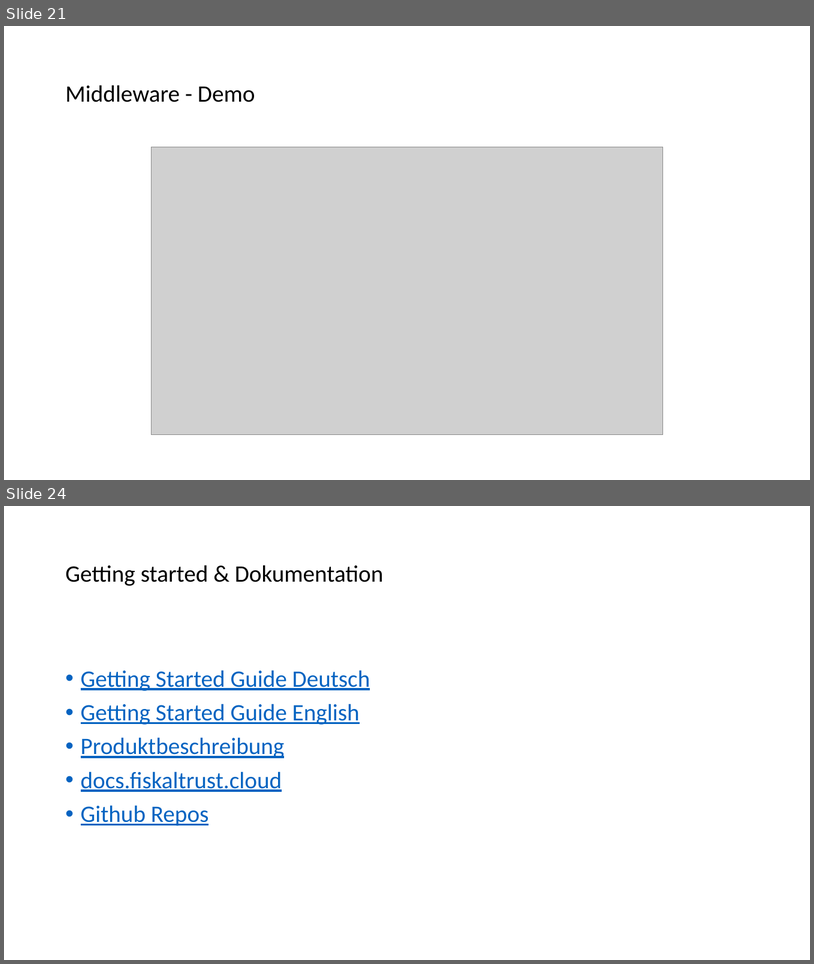
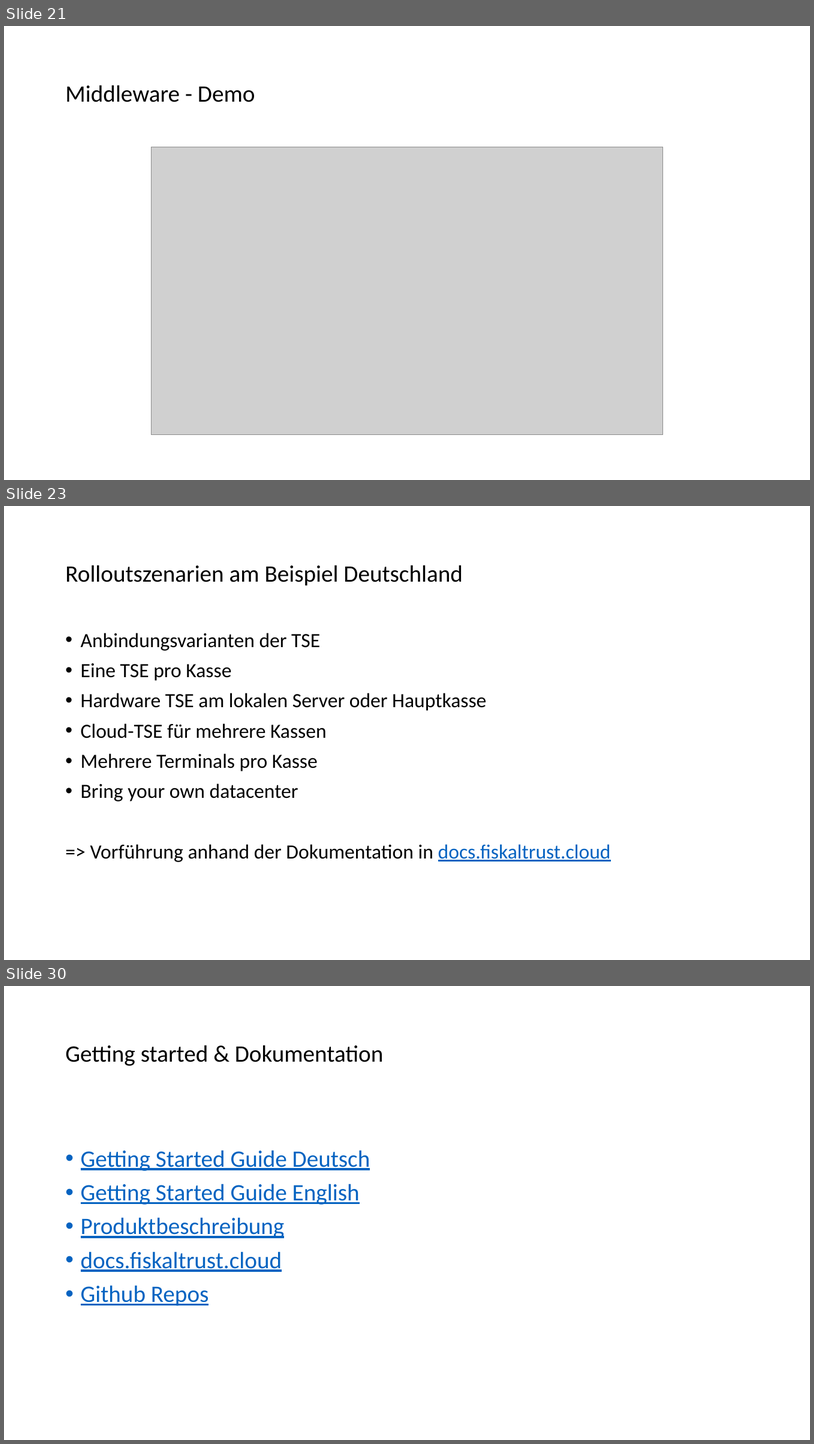
Before and after one commit to fiskaltrust/productdescription-de-doc, a slide deck: for-poscreators/presentation/onboarding_de.pptx. Shown one above the other, each under a label of ours: slides 21 and 24 before the commit, slides 21, 23 and 30 after it; the slides between them are not shown. The pictures are 814x964 and 814x1444 pixels, drawn with LibreOffice and Linux fonts; fonts in the diff are those of the drawing; grey boxes stand for pictures. Boxes give left, top, right and bottom in pixels: in the first picture for what was removed or moved away, otherwise in the second. Text is boxed around its words. In the diff, an @@ line names an element or a change of style, - is before the commit and + after.

```diff
--- a/for-poscreators/presentation/onboarding_de.pptx
+++ b/for-poscreators/presentation/onboarding_de.pptx
@@ slide 23 added at [4, 506, 810, 960], background #FFFFFF @@
@@ title added at [65, 565, 463, 586], 28 pt, text #000000 @@
+Rolloutszenarien am Beispiel Deutschland
@@ text added at [81, 633, 611, 862], 24 pt, text #000000 @@
+• Anbindungsvarianten der TSE
+• Eine TSE pro Kasse
+• Hardware TSE am lokalen Server oder Hauptkasse
+• Cloud-TSE für mehrere Kassen
+• Mehrere Terminals pro Kasse
+• Bring your own datacenter
+=> Vorführung anhand der Dokumentation in docs.fiskaltrust.cloud
@@ what was slide 24 is now slide 30 @@
```
Also in this commit, not shown: 9 slides changed, 6 other slides added, 1 slide removed, 6 other files.
